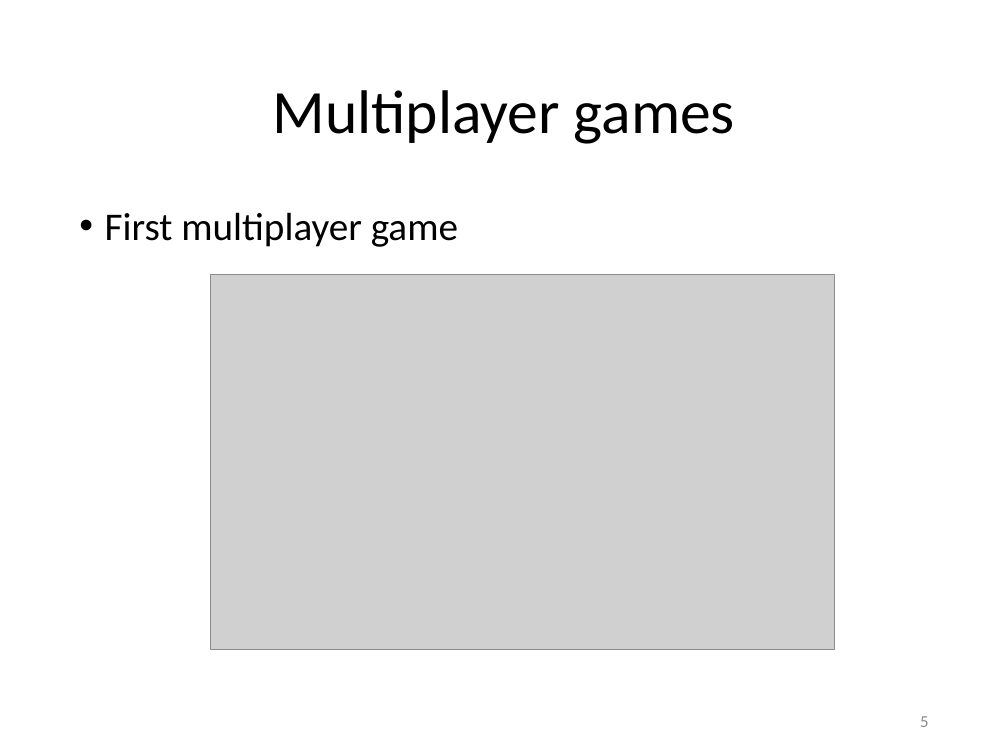
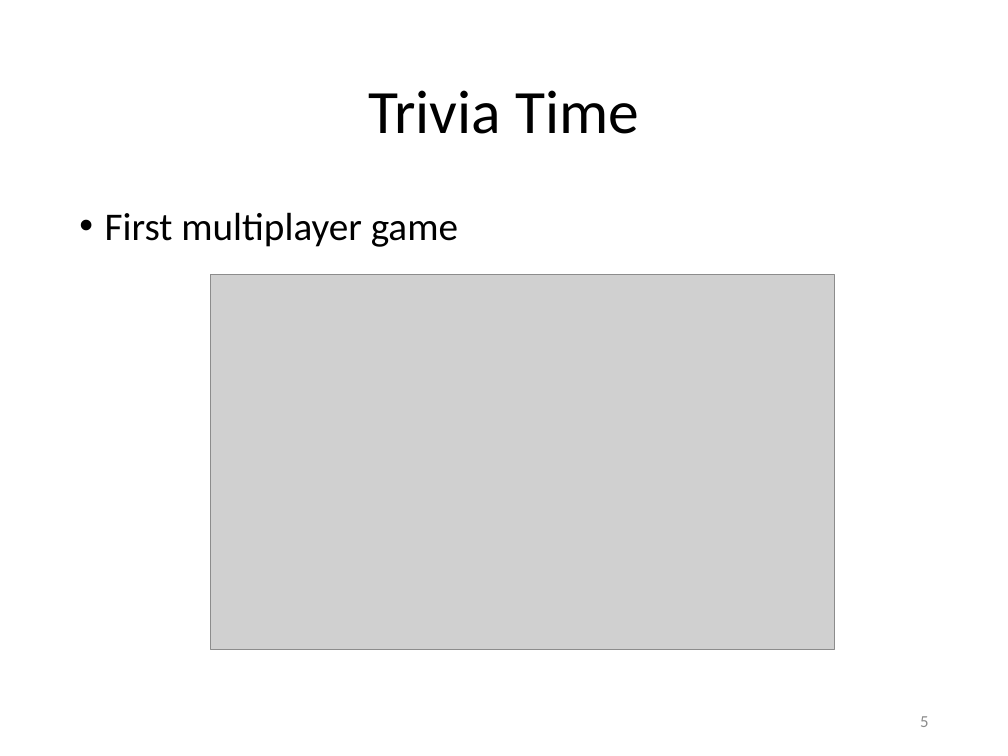
Before and after one commit to Lotti/codemotion2015, a slide deck: slide 5 of slides/slides.pptx. Drawn at 1008x756 pixels with LibreOffice and Linux fonts; fonts in the diff are those of the drawing; grey boxes stand for pictures; background and template pictures are left out. Boxes give left, top, right and bottom in pixels: in the first picture for what was removed or moved away, otherwise in the second. Text is boxed around its words. In the diff, an @@ line names an element or a change of style, - is before the commit and + after.

```diff
--- a/slides/slides.pptx
+++ b/slides/slides.pptx
@@ title at (368,90,639,134): text changed @@
-Multiplayer games
+Trivia Time
```
Also in this commit, not shown: 9 other slides changed, 8 other files.
